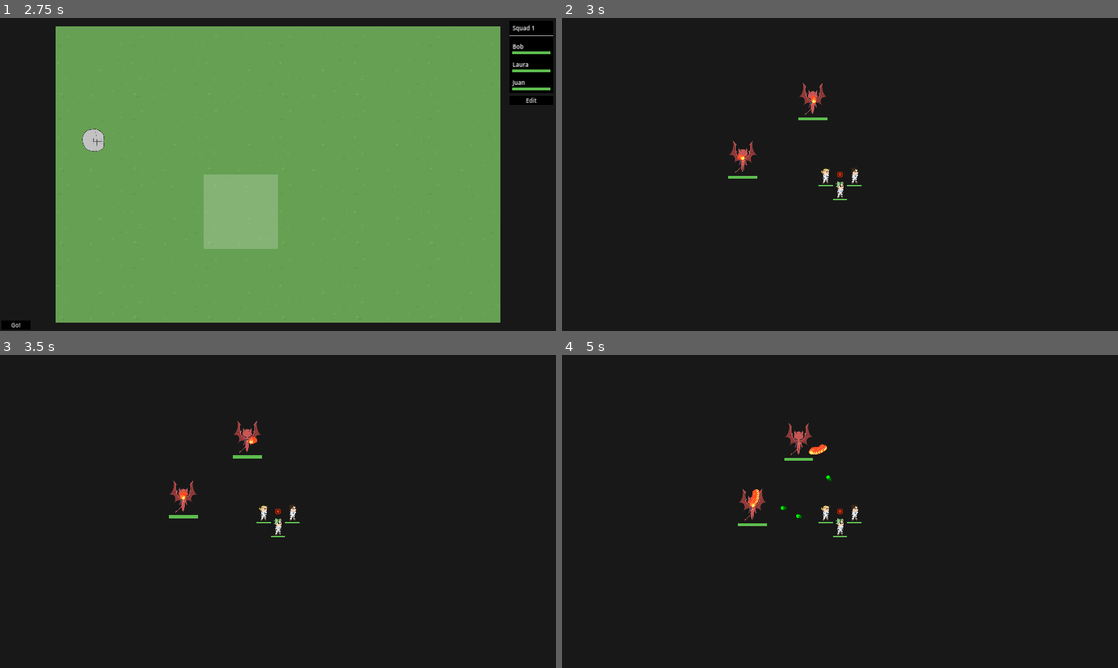
Above: before the commit, frames 1-4 (two rows, left to right).
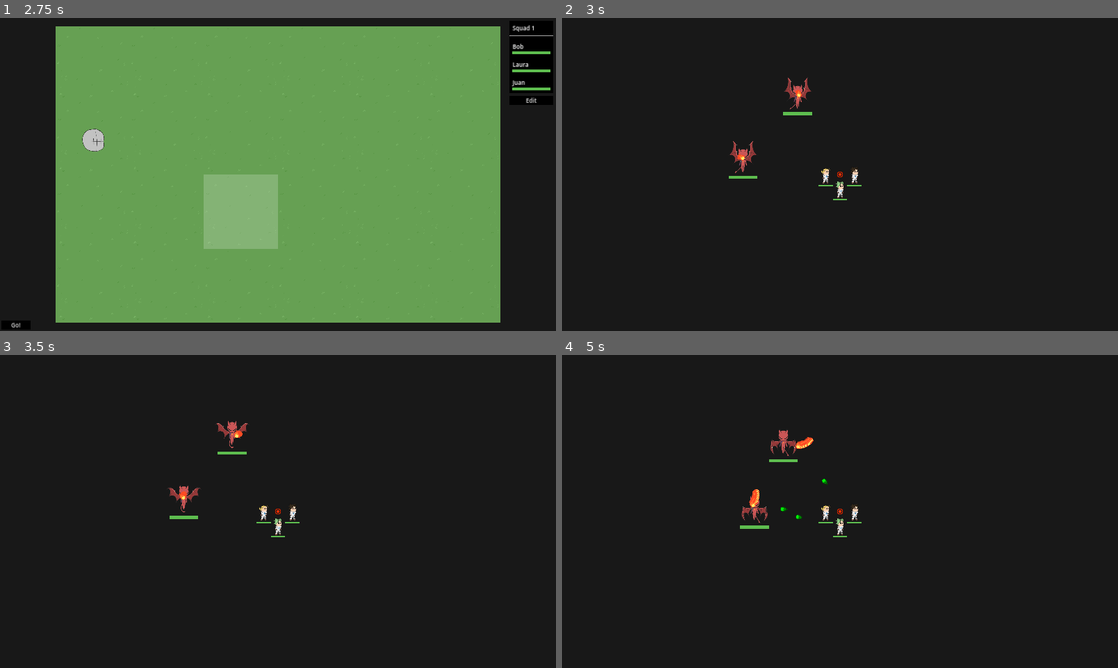
Above: after the commit, the same moments.

Repository: Hokome/BulletHellJam5
Game: Godot game, scene res://game.tscn
Two runs of this game, one before a commit and one after it. Both use one fixed random seed, a clock stepped at 60 frames per second and the inputs below.
Inputs (mouse positions are in pixels of both pictures, inside the frame that each line leads up to):
- Up to frame 1 (2.75 s): click (216, 174) at 0.52 s; click (216, 174) at 1.27 s; click (216, 174) at 2.02 s
- Up to frame 2 (3 s): click "Go!" at 2.75 s
- Up to frame 3 (3.5 s): no input
- Up to frame 4 (5 s): tap Enter at 3.5 s; drag from (840, 511) to (806, 439) at 3.52 s; drag from (728, 527) to (801, 439) at 4.27 s

Frame 1 is identical in both runs. In frame 2, 0.5% of the frame differs, in the area x 29-48%, y 18-52%; in frame 3, 0.6%; in frame 4, 0.8%, in the area x 31-49%, y 21-56%.

Commit message:
Added golem

Diff:
--- a/battle.gd
+++ b/battle.gd
@@ -19,6 +19,7 @@
 @export var squad_scene: PackedScene
 
 @export var oni_scene: PackedScene
+@export var golem_scene: PackedScene
 
 var squads_info: Array[UM.Squad]
 var squad_list: Array[SquadController] = []
@@ -56,8 +57,13 @@
 		while pos.length() < 500:
 			pos = get_enemy_pos()
 
-		add_enemy(oni_scene, pos)
-		difficulty -= 1
+		var enemy := randi_range(0, 1)
+		if enemy == 0 or difficulty < 2:
+			add_enemy(oni_scene, pos)
+			difficulty -= 1
+		else:
+			add_enemy(golem_scene, pos)
+			difficulty -= 2
 
 func get_enemy_pos() -> Vector2:
 	const bound_x := 1000
--- a/battle.tscn
+++ b/battle.tscn
@@ -1,12 +1,14 @@
-[gd_scene load_steps=5 format=3 uid="uid://bdo7efopvylma"]
+[gd_scene load_steps=6 format=3 uid="uid://bdo7efopvylma"]
 
 [ext_resource type="Script" path="res://battle.gd" id="1_j42mj"]
 [ext_resource type="PackedScene" uid="uid://bk07ru2b158kg" path="res://player.tscn" id="2_afout"]
 [ext_resource type="PackedScene" uid="uid://c3rnrx8rsva0w" path="res://units/ally/squad.tscn" id="3_vaku5"]
-[ext_resource type="PackedScene" uid="uid://bjlj67eo7ah71" path="res://units/enemy/enemy.tscn" id="4_1hlqi"]
+[ext_resource type="PackedScene" uid="uid://bjlj67eo7ah71" path="res://units/enemy/oni.tscn" id="4_1hlqi"]
+[ext_resource type="PackedScene" uid="uid://drg3316xh8o21" path="res://units/enemy/golem.tscn" id="5_gxcfq"]
 
 [node name="battle" type="Node2D"]
 script = ExtResource("1_j42mj")
 player_scene = ExtResource("2_afout")
 squad_scene = ExtResource("3_vaku5")
 oni_scene = ExtResource("4_1hlqi")
+golem_scene = ExtResource("5_gxcfq")
--- a/project.godot
+++ b/project.godot
@@ -17,10 +17,10 @@
 
 [autoload]
 
-menus="*res://ui/menus.tscn"
 time_manager="*res://time_manager.gd"
 debugger="*res://debug/debugger.tscn"
 battle="*res://battle.tscn"
+menus="*res://ui/menus.tscn"
 map="*res://map/map.tscn"
 um="*res://units/um.tscn"
 BeehaveGlobalDebugger="*res://addons/beehave/debug/global_debugger.gd"
@@ -59,6 +59,10 @@
 ]
 }
 
+[memory]
+
+limits/message_queue/max_size_mb=256
+
 [rendering]
 
 environment/defaults/default_clear_color=Color(0.092397, 0.0923971, 0.092397, 1)
--- a/units/enemy/enemy.gd
+++ b/units/enemy/enemy.gd
@@ -1,6 +1,9 @@
 extends Node2D
 
 @export var speed: float = 100
+
+func _ready():
+	$animation.play("idle")
 
 func select_target() -> UnitController:
 	var best_dist = INF
--- /dev/null
+++ b/units/enemy/golem.tscn
@@ -0,0 +1,85 @@
+[gd_scene load_steps=15 format=3 uid="uid://drg3316xh8o21"]
+
+[ext_resource type="Script" path="res://units/enemy/enemy.gd" id="1_pwawl"]
+[ext_resource type="Script" path="res://addons/beehave/nodes/beehave_tree.gd" id="2_1ls4v"]
+[ext_resource type="Script" path="res://addons/beehave/nodes/composites/sequence_star.gd" id="3_n3u1m"]
+[ext_resource type="Script" path="res://addons/beehave/nodes/decorators/cooldown.gd" id="4_snv1s"]
+[ext_resource type="Script" path="res://units/shoot.gd" id="5_f4m12"]
+[ext_resource type="PackedScene" uid="uid://brpqbltmcyray" path="res://attacks/projectile.tscn" id="6_q3otv"]
+[ext_resource type="Script" path="res://attacks/projectile_pattern.gd" id="7_1f652"]
+[ext_resource type="Script" path="res://units/go_to_random.gd" id="8_hjqqx"]
+[ext_resource type="Script" path="res://units/health.gd" id="9_bj1vk"]
+[ext_resource type="Theme" uid="uid://cnvec1w8fbn2t" path="res://ui/health_theme.tres" id="10_sewfy"]
+[ext_resource type="SpriteFrames" uid="uid://d1uw10xabqham" path="res://units/enemy/enemy_golem_frames.tres" id="11_fqvyf"]
+[ext_resource type="Script" path="res://units/hurtbox.gd" id="12_kqffm"]
+
+[sub_resource type="Resource" id="Resource_6a3tq"]
+script = ExtResource("7_1f652")
+projectile_scene = ExtResource("6_q3otv")
+projectile_count = 32
+total_angle = 120.0
+spacing = 0.0
+
+[sub_resource type="CircleShape2D" id="CircleShape2D_jqobl"]
+radius = 128.0
+
+[node name="enemy" type="Node2D"]
+script = ExtResource("1_pwawl")
+speed = 20.0
+
+[node name="tree" type="Node" parent="." node_paths=PackedStringArray("blackboard", "actor")]
+script = ExtResource("2_1ls4v")
+actor_node_path = NodePath("..")
+blackboard = NodePath("@Node@47920")
+actor = NodePath("..")
+
+[node name="sequence" type="Node" parent="tree"]
+script = ExtResource("3_n3u1m")
+
+[node name="cooldown" type="Node" parent="tree/sequence"]
+script = ExtResource("4_snv1s")
+wait_time = 8.0
+
+[node name="shoot" type="Node" parent="tree/sequence/cooldown"]
+script = ExtResource("5_f4m12")
+pattern = SubResource("Resource_6a3tq")
+
+[node name="move" type="Node" parent="tree/sequence"]
+script = ExtResource("8_hjqqx")
+selection_range = Vector2(800, 600)
+
+[node name="health" type="Node2D" parent="." node_paths=PackedStringArray("ui")]
+position = Vector2(0, 128)
+script = ExtResource("9_bj1vk")
+ui = NodePath("health_bar")
+max_value = 100
+
+[node name="health_bar" type="ProgressBar" parent="health"]
+custom_minimum_size = Vector2(200, 20)
+anchors_preset = 8
+anchor_left = 0.5
+anchor_top = 0.5
+anchor_right = 0.5
+anchor_bottom = 0.5
+offset_left = -100.0
+offset_top = -10.0
+offset_right = 100.0
+offset_bottom = 10.0
+grow_horizontal = 2
+grow_vertical = 2
+theme = ExtResource("10_sewfy")
+show_percentage = false
+
+[node name="animation" type="AnimatedSprite2D" parent="."]
+sprite_frames = ExtResource("11_fqvyf")
+animation = &"idle"
+
+[node name="hurtbox" type="Area2D" parent="."]
+script = ExtResource("12_kqffm")
+faction = 2
+
+[node name="shape" type="CollisionShape2D" parent="hurtbox"]
+shape = SubResource("CircleShape2D_jqobl")
+debug_color = Color(0.844988, 0.00101402, 0.911744, 0.42)
+
+[connection signal="on_damage" from="hurtbox" to="health" method="damage"]
--- a/units/enemy/enemy.tscn
+++ b/units/enemy/oni.tscn
@@ -25,7 +25,7 @@
 
 [node name="enemy" type="Node2D"]
 script = ExtResource("1_trqow")
-speed = 50.0
+speed = 60.0
 
 [node name="tree" type="Node" parent="." node_paths=PackedStringArray("blackboard", "actor")]
 script = ExtResource("4_kqbgk")
@@ -70,7 +70,7 @@
 theme = ExtResource("10_jp0pc")
 show_percentage = false
 
-[node name="animated_sprite_2d" type="AnimatedSprite2D" parent="."]
+[node name="animation" type="AnimatedSprite2D" parent="."]
 sprite_frames = ExtResource("5_yyvre")
 animation = &"idle"
 
Not shown: 1 places in units/enemy/enemy_golem_frames.tres that only renumber resources
